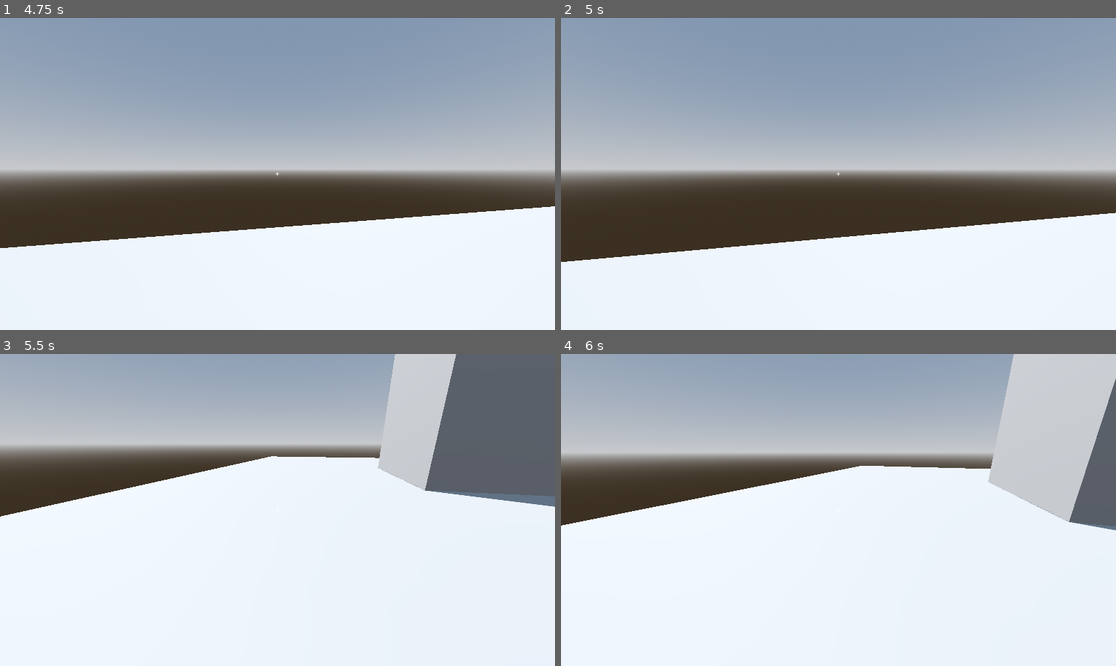
Above: before the commit, frames 1-4 (two rows, left to right).
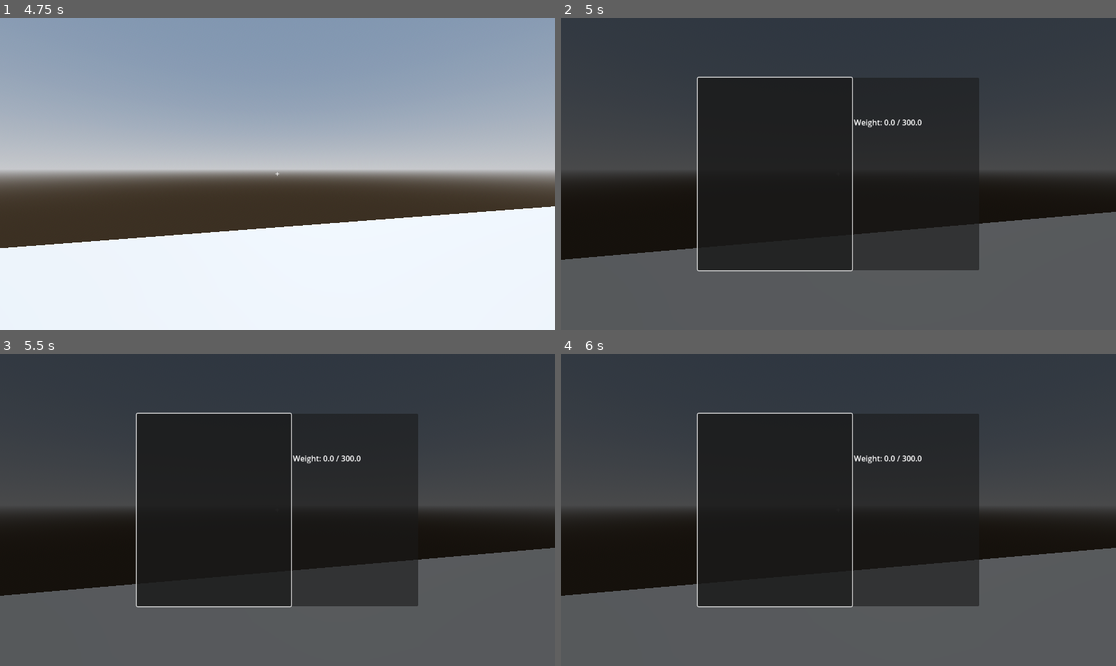
Above: after the commit, the same moments.

Repository: Suzana121/RPG-3D-Game
Game: Godot game, scene res://world/test_level.tscn
The game is run twice, just before and just after one commit, with the same random seed, the same clock (stepped at 60 frames per second) and the same inputs.
Inputs (mouse positions are in pixels of both pictures, inside the frame that each line leads up to):
- Up to frame 1 (4.75 s): tap Enter at 0.5 s; move the mouse to (305, 174) at 0.52 s; hold W (move_forward) 0.53-4.28 s; tap R at 0.6, 1.55, 2.3, 3.05, 3.6, 4.35 s; tap Space (jump) at 0.77, 1.52, 3.02, 3.77, 4.52 s; move the mouse to (249, 174) at 1.27 s; tap E (interact) at 1.35 s; move the mouse to (288, 167) at 2.02 s; hold Shift (sprint) 2.03-2.78 s; move the mouse to (271, 180) at 2.77 s; tap F (toggle_camera) at 2.85 s; move the mouse to (316, 177) at 3.52 s; tap Escape (ui_cancel) at 4.15 s; move the mouse to (111, 127) at 4.27 s; hold A (move_left) from 4.28 s (still down); click (111, 127) at 4.42 s
- Up to frame 2 (5 s): keep holding A (move_left); tap Tab (inventory, bound only after the commit) at 4.9 s
- Up to frame 3 (5.5 s): move the mouse to (283, 510) at 5.02 s; release A (move_left) at 5.03 s; hold W (move_forward) from 5.03 s (still down); hold E (interact) from 5.03 s (still down); tap R at 5.3 s
- Up to frame 4 (6 s): move the mouse to (816, 503) at 5.77 s; release W (move_forward) at 5.78 s; release E (interact) at 5.78 s; hold D (move_right) from 5.78 s (still down); tap Shift (sprint) at 5.85 s

Frame 1 is identical in both runs. In frame 2, 100% of the frame differs, in the area x 0-100%, y 0-100%; in frame 3, 99%; in frame 4, 99%.

Commit message:
Add inventory screen: item list, details panel, pause and toggle

Diff:
--- a/actors/player/player.gd
+++ b/actors/player/player.gd
@@ -24,9 +24,7 @@
 		print("  %s x%d" % [stack.item.display_name, stack.quantity])
 	print("  Weight: %.1f / %.1f" % [inventory.get_total_weight(), inventory.max_weight])
 
-func _unhandled_input(event: InputEvent) -> void:
-	if event is InputEventKey and event.pressed and event.keycode == KEY_R:
-		print("Remove potion: ", inventory.remove_item(&"health_potion"))
+
 
 func _physics_process(delta: float) -> void:
 	# Gravity and jumping
--- a/actors/player/player.tscn
+++ b/actors/player/player.tscn
@@ -12,7 +12,7 @@
 [sub_resource type="SphereShape3D" id="SphereShape3D_wecw4"]
 radius = 0.25
 
-[node name="Player" type="CharacterBody3D"]
+[node name="Player" type="CharacterBody3D" groups=["player"]]
 script = ExtResource("1_wsgcf")
 
 [node name="CollisionShape3D" type="CollisionShape3D" parent="."]
--- a/project.godot
+++ b/project.godot
@@ -18,6 +18,10 @@
 [autoload]
 
 EventBus="*res://core/event_bus.gd"
+
+[global_group]
+
+player=""
 
 [input]
 
@@ -61,6 +65,12 @@
 "events": [Object(InputEventKey,"resource_local_to_scene":false,"resource_name":"","device":-1,"window_id":0,"alt_press …(193 unchanged characters)…
 ]
 }
+inventory={
+"deadzone": 0.5,
+"events": [Object(InputEventKey,"resource_local_to_scene":false,"resource_name":"","device":-1,"window_id":0,"alt_pressed":false,"shift_pressed":false,"ctrl_pressed":false,"meta_pressed":false,"pressed":false,"keycode":0,"physical_keycode":4194306,"key_label":0,"unicode":0,"location":0,"echo":false,"script":null)
+, Object(InputEventKey,"resource_local_to_scene":false,"resource_name":"","device":-1,"window_id":0,"alt_pressed":false,"shift_pressed":false,"ctrl_pressed":false,"meta_pressed":false,"pressed":false,"keycode":0,"physical_keycode":73,"key_label":0,"unicode":1503,"location":0,"echo":false,"script":null)
+]
+}
 
 [layer_names]
 
--- /dev/null
+++ b/ui/inventory/inventory_menu.gd
@@ -0,0 +1,82 @@
+extends CanvasLayer
+
+@onready var item_list: ItemList = %ItemList
+@onready var name_label: Label = %NameLabel
+@onready var description_label: Label = %DescriptionLabel
+@onready var stats_label: Label = %StatsLabel
+@onready var weight_label: Label = %WeightLabel
+
+var _inventory: Inventory
+
+
+func _ready() -> void:
+	visible = false
+	var player := get_tree().get_first_node_in_group("player")
+	if player:
+		_inventory = player.get_node("Inventory")
+		_inventory.changed.connect(_refresh)
+	item_list.item_selected.connect(_on_item_selected)
+
+
+func _input(event: InputEvent) -> void:
+	if event.is_action_pressed("inventory"):
+		toggle()
+		get_viewport().set_input_as_handled()
+	elif visible and event.is_action_pressed("ui_cancel"):
+		close()
+		get_viewport().set_input_as_handled()
+
+
+func toggle() -> void:
+	if visible:
+		close()
+	else:
+		open()
+
+
+func open() -> void:
+	visible = true
+	get_tree().paused = true
+	Input.mouse_mode = Input.MOUSE_MODE_VISIBLE
+	_refresh()
+	item_list.grab_focus()
+
+
+func close() -> void:
+	visible = false
+	get_tree().paused = false
+	Input.mouse_mode = Input.MOUSE_MODE_CAPTURED
+
+
+func _refresh() -> void:
+	# No point redrawing a hidden screen; open() refreshes anyway
+	if not visible or _inventory == null:
+		return
+	item_list.clear()
+	for stack in _inventory.get_stacks():
+		var text := stack.item.display_name
+		if stack.quantity > 1:
+			text += "  (%d)" % stack.quantity
+		var index := item_list.add_item(text, stack.item.icon)
+		item_list.set_item_metadata(index, stack)
+	weight_label.text = "Weight: %.1f / %.1f" % [_inventory.get_total_weight(), _inventory.max_weight]
+	_show_details(null)
+
+
+func _on_item_selected(index: int) -> void:
+	_show_details(item_list.get_item_metadata(index))
+
+
+func _show_details(stack: ItemStack) -> void:
+	if stack == null:
+		name_label.text = ""
+		description_label.text = ""
+		stats_label.text = ""
+		return
+	var item := stack.item
+	name_label.text = item.display_name
+	description_label.text = item.description
+	var stats := "Weight: %.1f    Value: %d" % [item.weight, item.value]
+	if item is WeaponData:
+		stats += "\nDamage: %s    Speed: %s" % [item.damage, item.attack_speed]
+	stats_label.text = stats
--- /dev/null
+++ b/ui/inventory/inventory_menu.tscn
@@ -0,0 +1,69 @@
+[gd_scene load_steps=2 format=3 uid="uid://biwpqnm40bybx"]
+
+[ext_resource type="Script" path="res://ui/inventory/inventory_menu.gd" id="1_xirdd"]
+
+[node name="InventoryMenu" type="CanvasLayer"]
+process_mode = 3
+layer = 10
+script = ExtResource("1_xirdd")
+
+[node name="Root" type="Control" parent="."]
+layout_mode = 3
+anchors_preset = 15
+anchor_right = 1.0
+anchor_bottom = 1.0
+grow_horizontal = 2
+grow_vertical = 2
+
+[node name="Dim" type="ColorRect" parent="Root"]
+layout_mode = 1
+anchors_preset = 15
+anchor_right = 1.0
+anchor_bottom = 1.0
+grow_horizontal = 2
+grow_vertical = 2
+color = Color(0, 0, 0, 0.635)
+
+[node name="Panel" type="PanelContainer" parent="Root"]
+layout_mode = 1
+anchors_preset = 8
+anchor_left = 0.5
+anchor_top = 0.5
+anchor_right = 0.5
+anchor_bottom = 0.5
+offset_left = -20.0
+offset_top = -11.5
+offset_right = 20.0
+offset_bottom = 11.5
+grow_horizontal = 2
+grow_vertical = 2
+
+[node name="HBoxContainer" type="HBoxContainer" parent="Root/Panel"]
+layout_mode = 2
+
+[node name="ItemList" type="ItemList" parent="Root/Panel/HBoxContainer"]
+unique_name_in_owner = true
+custom_minimum_size = Vector2(320, 400)
+layout_mode = 2
+
+[node name="Details" type="VBoxContainer" parent="Root/Panel/HBoxContainer"]
+custom_minimum_size = Vector2(260, 0)
+layout_mode = 2
+
+[node name="NameLabel" type="Label" parent="Root/Panel/HBoxContainer/Details"]
+unique_name_in_owner = true
+layout_mode = 2
+
+[node name="DescriptionLabel" type="Label" parent="Root/Panel/HBoxContainer/Details"]
+unique_name_in_owner = true
+custom_minimum_size = Vector2(10, 0)
+layout_mode = 2
+autowrap_mode = 2
+
+[node name="StatsLabel" type="Label" parent="Root/Panel/HBoxContainer/Details"]
+unique_name_in_owner = true
+layout_mode = 2
+
+[node name="WeightLabel" type="Label" parent="Root/Panel/HBoxContainer/Details"]
+unique_name_in_owner = true
+layout_mode = 2
--- a/world/test_level.tscn
+++ b/world/test_level.tscn
@@ -9,6 +9,7 @@
 [ext_resource type="Resource" uid="uid://ph30ufov1ph3" path="res://data/items/iron_dagger.tres" id="7_um05v"]
 [ext_resource type="Resource" uid="uid://c03f6s1ph6k0s" path="res://data/items/health_potion.tres" id="8_76gtx"]
 [ext_resource type="Resource" uid="uid://rte6gjba4o80" path="res://data/items/gold.tres" id="9_1toll"]
+[ext_resource type="PackedScene" uid="uid://biwpqnm40bybx" path="res://ui/inventory/inventory_menu.tscn" id="10_cg0eo"]
 
 [sub_resource type="ProceduralSkyMaterial" id="ProceduralSkyMaterial_b8ldn"]
 sky_horizon_color = Color(0.64625, 0.65575, 0.67075, 1)
@@ -102,3 +103,5 @@
 [node name="Pickup3" parent="." instance=ExtResource("5_prljn")]
 transform = Transform3D(1, 0, 0, 0, 1, 0, 0, 0, 1, 2.09308, 0, 2.98629)
 item = ExtResource("9_1toll")
+
+[node name="InventoryMenu" parent="." instance=ExtResource("10_cg0eo")]
Not shown: 1 places in world/test_level.tscn that only renumber resources
